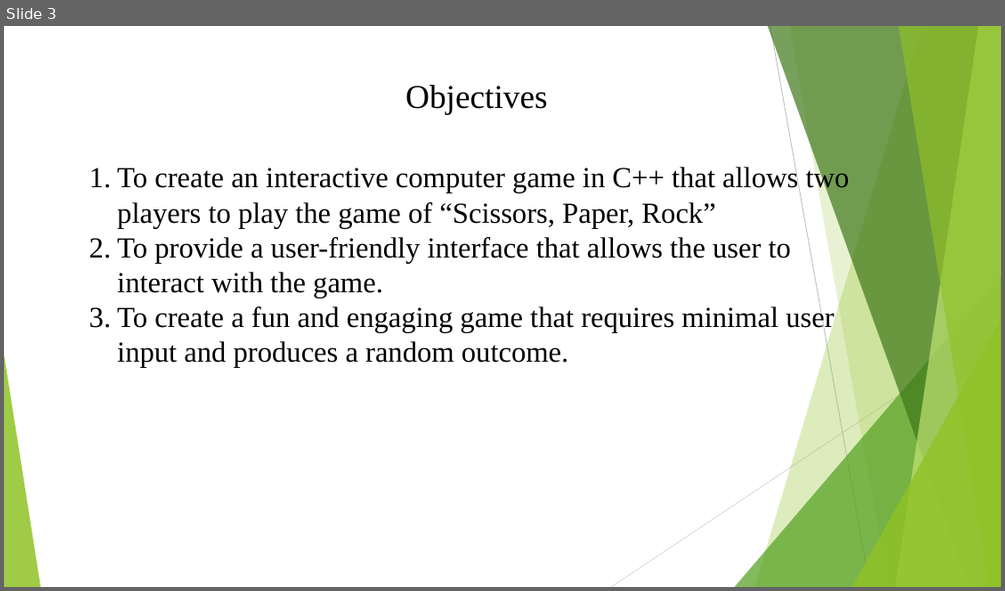
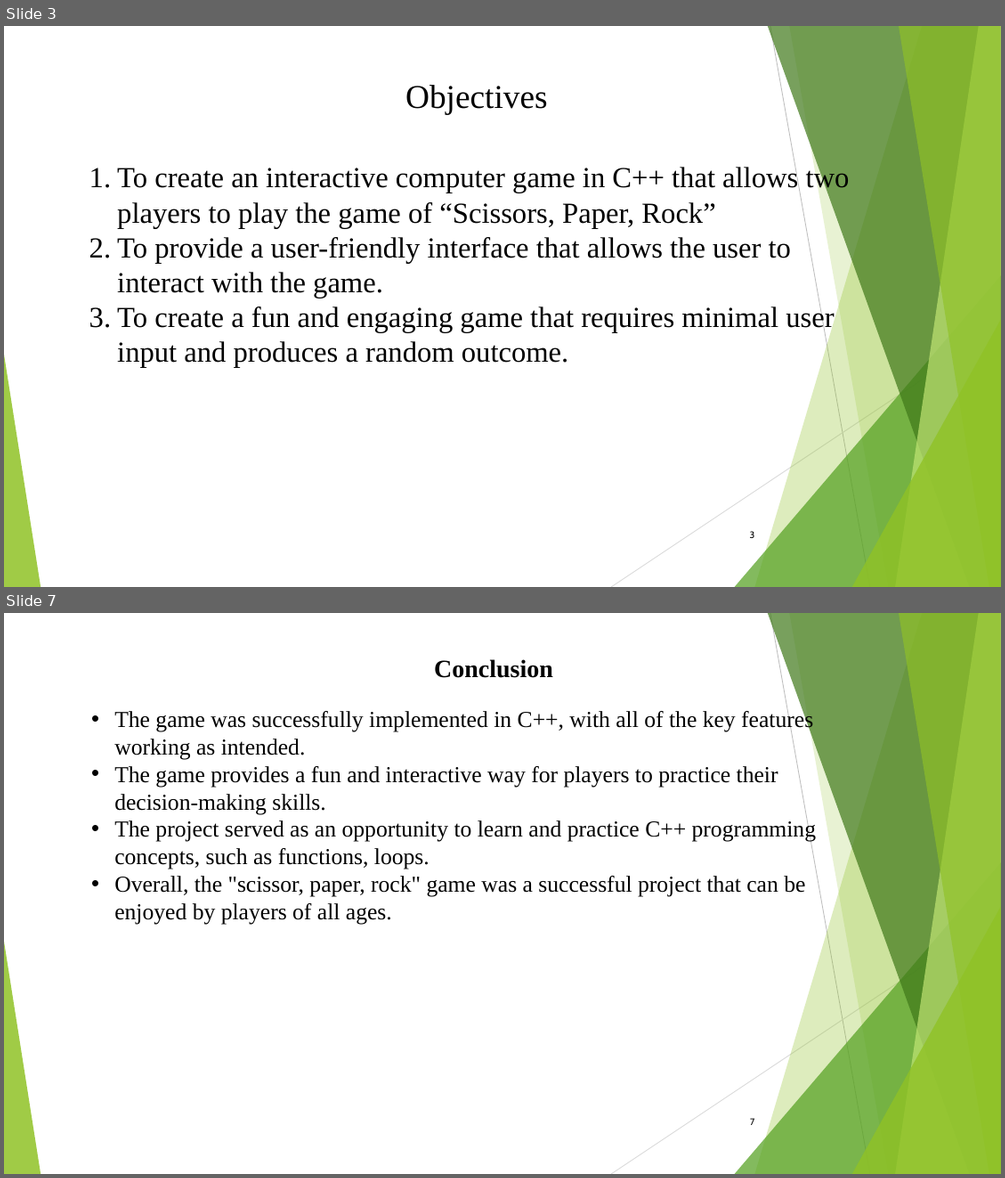
Before and after one commit to atullya/NCCS, a slide deck: Projects/SecondSem/Scissors, Paper Rock Game.pptx. Shown one above the other, each under a label of ours: slide 3 before the commit, slides 3 and 7 after it; the slides between them are not shown. The pictures are 1005x591 and 1005x1178 pixels, drawn with LibreOffice and Linux fonts; fonts in the diff are those of the drawing. Boxes give left, top, right and bottom in pixels: in the first picture for what was removed or moved away, otherwise in the second. Text is boxed around its words. In the diff, an @@ line names an element or a change of style, - is before the commit and + after.

```diff
--- a/Projects/SecondSem/Scissors, Paper Rock Game.pptx
+++ b/Projects/SecondSem/Scissors, Paper Rock Game.pptx
@@ slide 7 added at [4,613,1001,1174], background #FFFFFF; not listed: 10 template elements that a slide beside it also shows @@
@@ text added at [434,659,553,678], 24 pt, text #000000, bold @@
+Conclusion
@@ text added at [114,709,816,924], 22 pt, text #000000 @@
+• The game was successfully implemented in C++, with all of the key features working as intended.
+• The game provides a fun and interactive way for players to practice their decision-making skills.
+• The project served as an opportunity to learn and practice C++ programming concepts, such as functions, loops.
+• Overall, the "scissor, paper, rock" game was a successful project that can be enjoyed by players of all ages.
@@ page number added at [750,1118,754,1125], 9 pt, text #000000 @@
+7
@@ slide 3 changed as well @@
@@ page number added at [750,531,755,538], 9 pt, text #000000 @@
+3
```
Also in this commit, not shown: 2 other slides changed, 3 other slides added, 7 slides removed.
